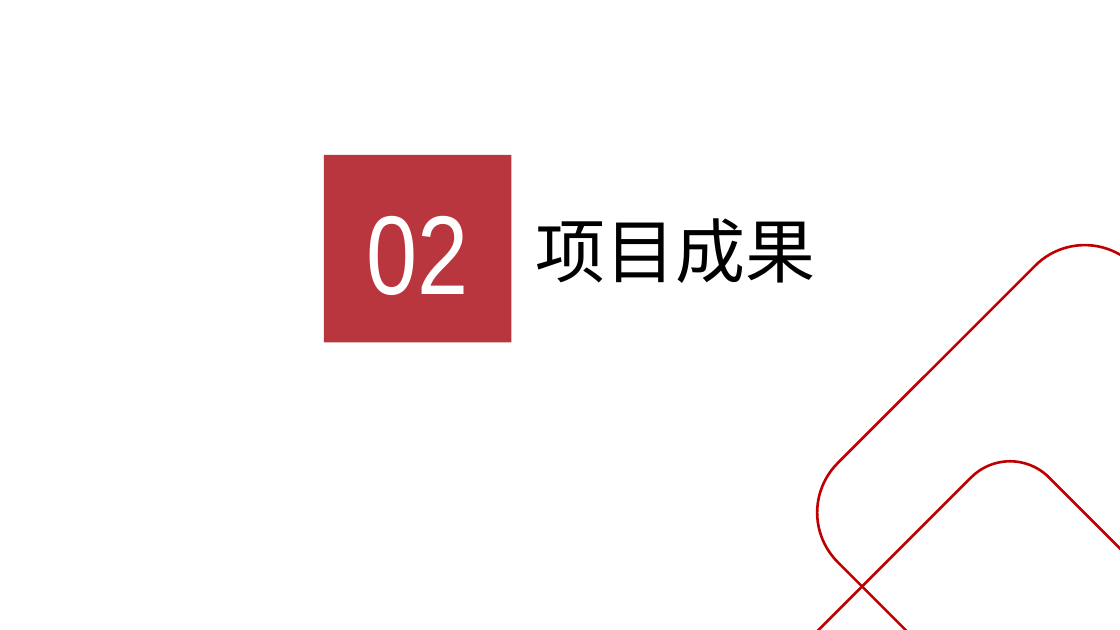
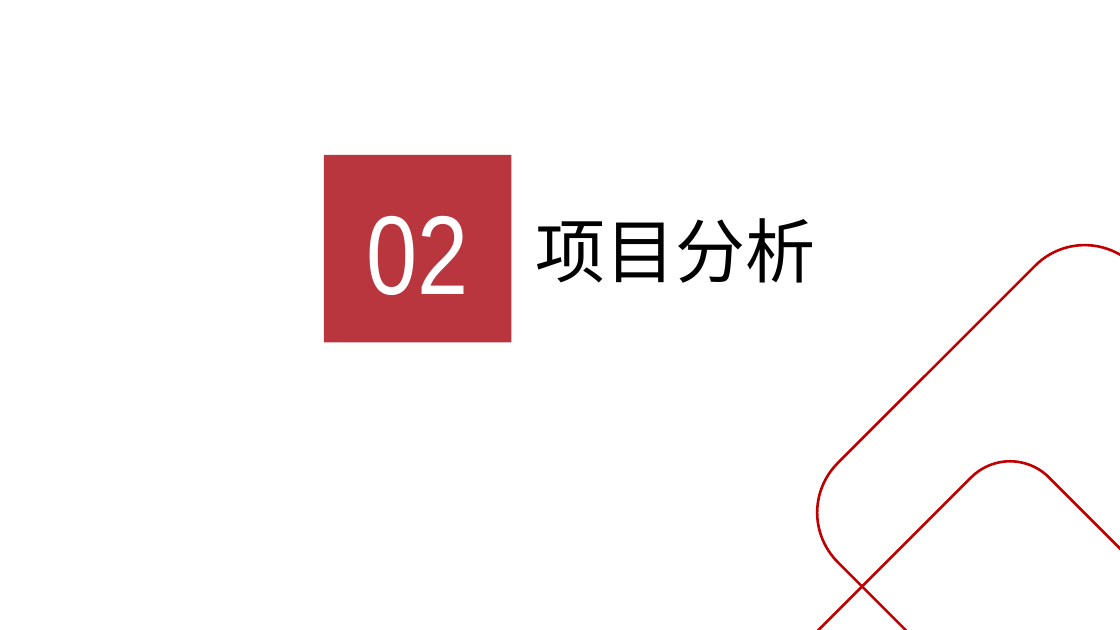
Before and after one commit to GuoXinjian/Python, a slide deck: slide 5 of KTS结案_V0.1.pptx. Drawn at 1120x630 pixels with LibreOffice and Linux fonts; fonts in the diff are those of the drawing; background and template pictures are left out. Boxes give left, top, right and bottom in pixels: in the first picture for what was removed or moved away, otherwise in the second. Text is boxed around its words. In the diff, an @@ line names an element or a change of style, - is before the commit and + after.

```diff
--- a/KTS结案_V0.1.pptx
+++ b/KTS结案_V0.1.pptx
@@ text at (535, 218, 815, 283): text changed @@
-项目成果
+项目分析
```
Also in this commit, not shown: 2 other slides changed, 7 slides added, 7 slides removed.
